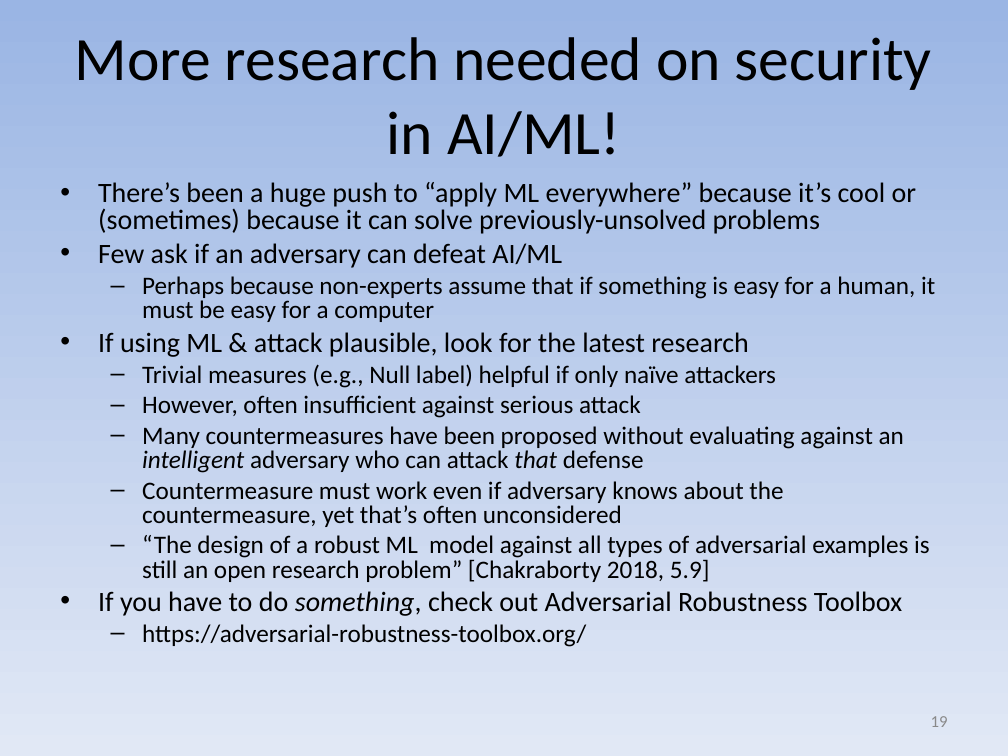
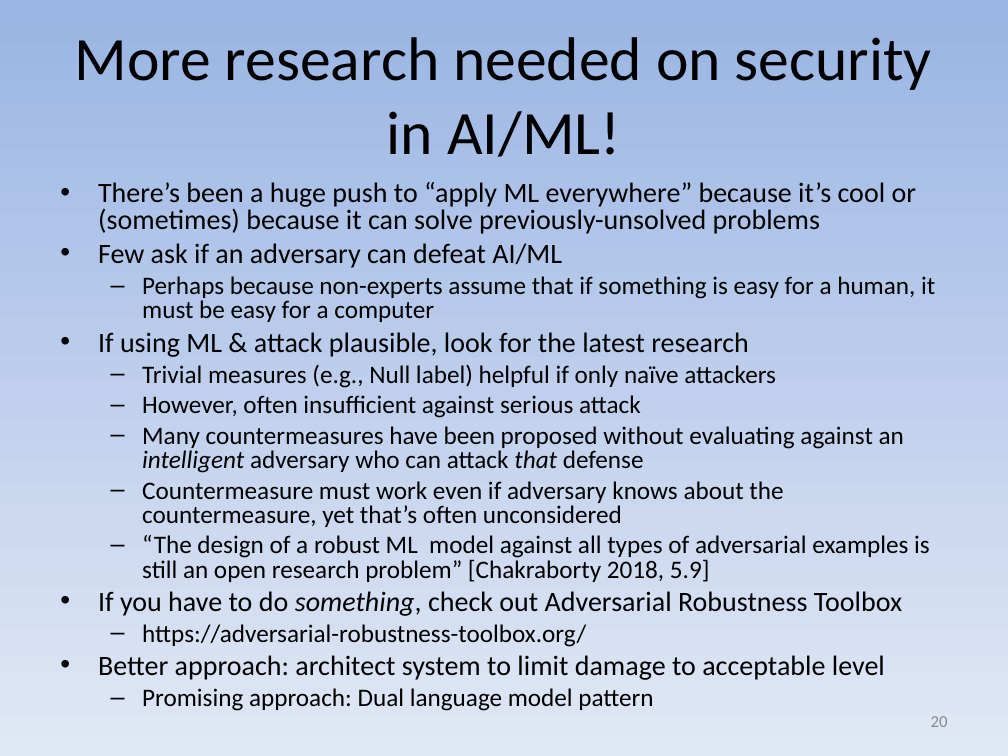
Before and after one commit to david-a-wheeler/david-a-wheeler.github.io, a slide deck: slide 20 of secure-class/presentations/Secure-Software-10-Misc.ppt (slide 19 before the commit). Drawn at 1008x756 pixels with LibreOffice and Linux fonts; fonts in the diff are those of the drawing. Boxes give left, top, right and bottom in pixels: in the first picture for what was removed or moved away, otherwise in the second. Text is boxed around its words. In the diff, an @@ line names an element or a change of style, - is before the commit and + after.

```diff
--- a/secure-class/presentations/Secure-Software-10-Misc.ppt
+++ b/secure-class/presentations/Secure-Software-10-Misc.ppt
@@ text at <box>98,655,885,711</box>: paragraphs added @@
+• Better approach: architect system to limit damage to acceptable level
+  – Promising approach: Dual language model pattern
@@ page number at <box>931,716,948,727</box>: text changed @@
-19
+20
```
Also in this commit, not shown: 6 other slides changed, 1 slide added.
